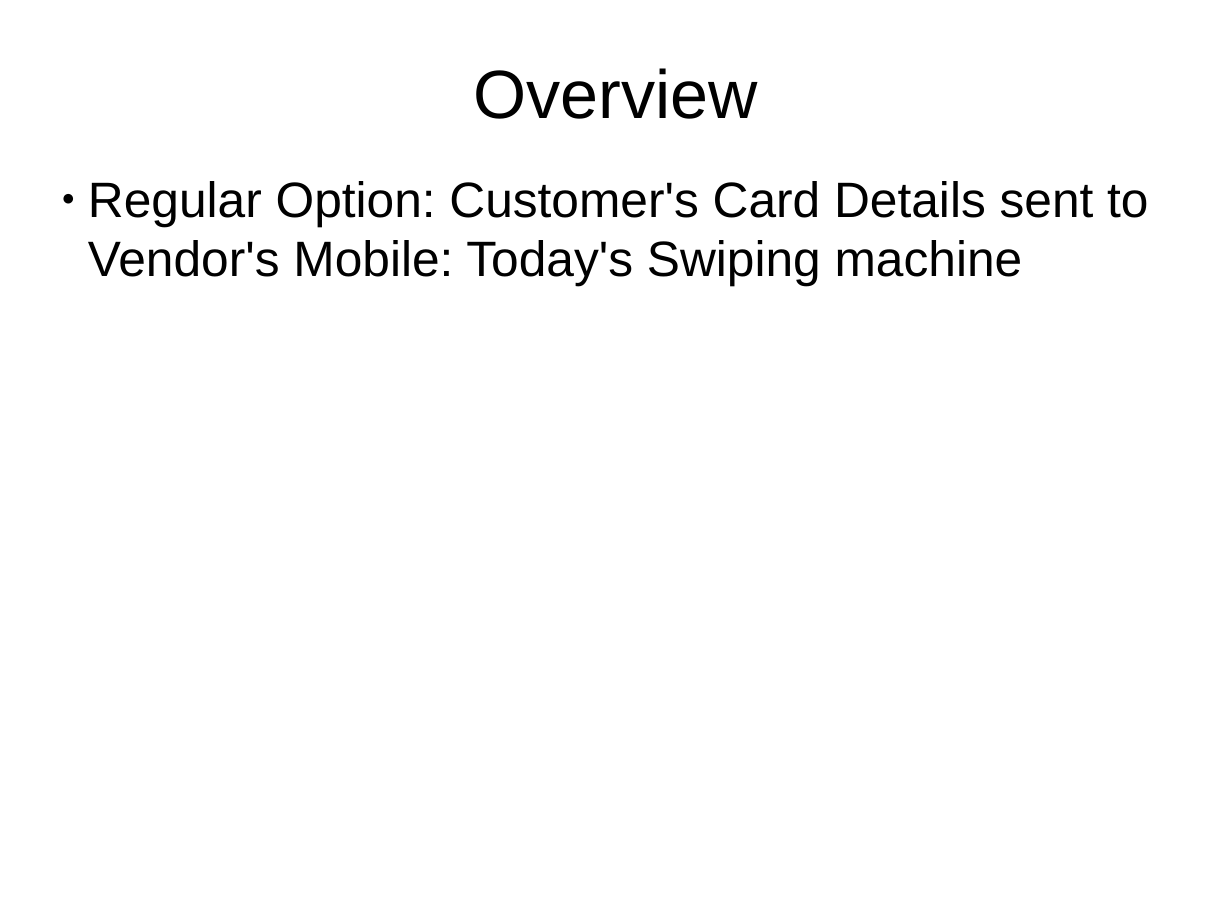
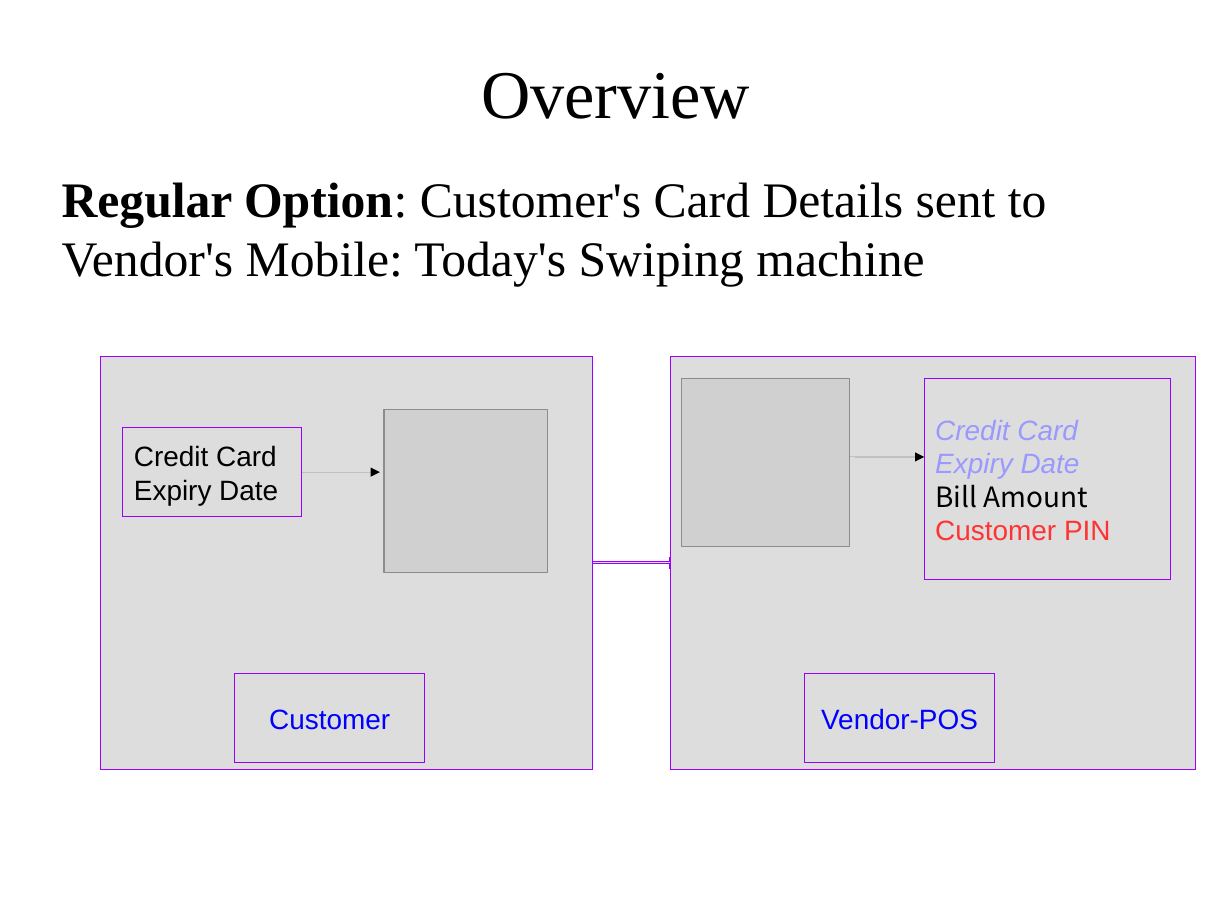
Before and after one commit to klonikar/klonikar.github.io, a slide deck: slide 4 of QuickMPay.pptx. Drawn at 1232x924 pixels with LibreOffice and Linux fonts; fonts in the diff are those of the drawing; grey boxes stand for pictures. Boxes give left, top, right and bottom in pixels: in the first picture for what was removed or moved away, otherwise in the second. Text is boxed around its words. In the diff, an @@ line names an element or a change of style, - is before the commit and + after.

Commit message:
Adding overview slides

```diff
--- a/QuickMPay.pptx
+++ b/QuickMPay.pptx
@@ text "Overview" at [481, 72, 750, 119]: font Arial to Times New Roman @@
@@ text "Regular Option: Customer's Card Details ..." at [62, 182, 1047, 287]: font Arial to Times New Roman; bold on in "Regular Option:"; bullet ● to none @@
@@ rectangle added at [101, 357, 593, 770], fill #DDDDDD, outline #9900FF 0.75 pt @@
@@ rectangle added at [671, 357, 1196, 770], fill #DDDDDD, outline #9900FF 0.75 pt @@
@@ picture added at [682, 379, 850, 547] @@
@@ rectangle added at [925, 379, 1171, 580], fill #DDDDDD, outline #9900FF 0.75 pt, 18 pt, text #9999FF @@
+Credit Card
+Expiry Date
+Bill Amount
+Customer PIN
@@ picture added at [385, 409, 548, 572] @@
@@ rectangle added at [123, 427, 302, 517], fill #DDDDDD, outline #9900FF 0.75 pt, 18 pt, text #000000 @@
+Credit Card
+Expiry Date
@@ arrow added from (302, 472) to (380, 472), #000000 0.75 pt @@
@@ arrow added from (850, 457) to (925, 457), #000000 0.75 pt @@
@@ right arrow added at [593, 558, 671, 569], fill #DDDDDD, outline #9900FF 0.75 pt @@
@@ rectangle added at [235, 673, 425, 762], fill #DDDDDD, outline #9900FF 0.75 pt, 18 pt, text #0000FF @@
+Customer
@@ rectangle added at [805, 674, 995, 764], fill #DDDDDD, outline #9900FF 0.75 pt, 18 pt, text #0000FF @@
+Vendor-POS
```
Also in this commit, not shown: 7 other slides changed.
